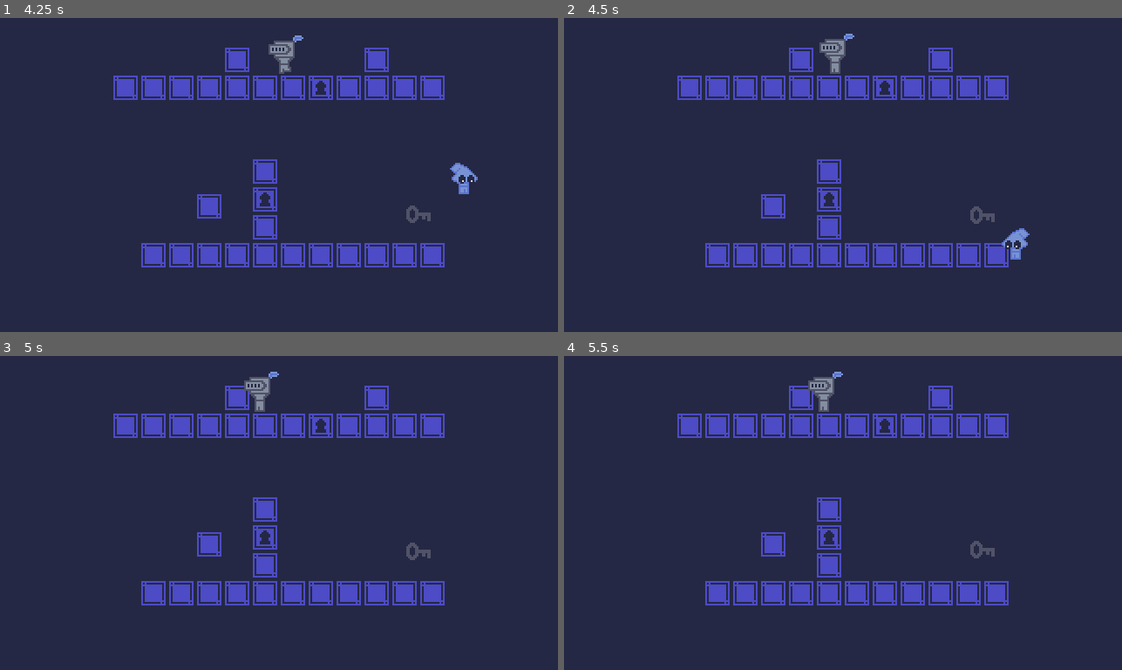
Above: before the commit, frames 1-4 (two rows, left to right).
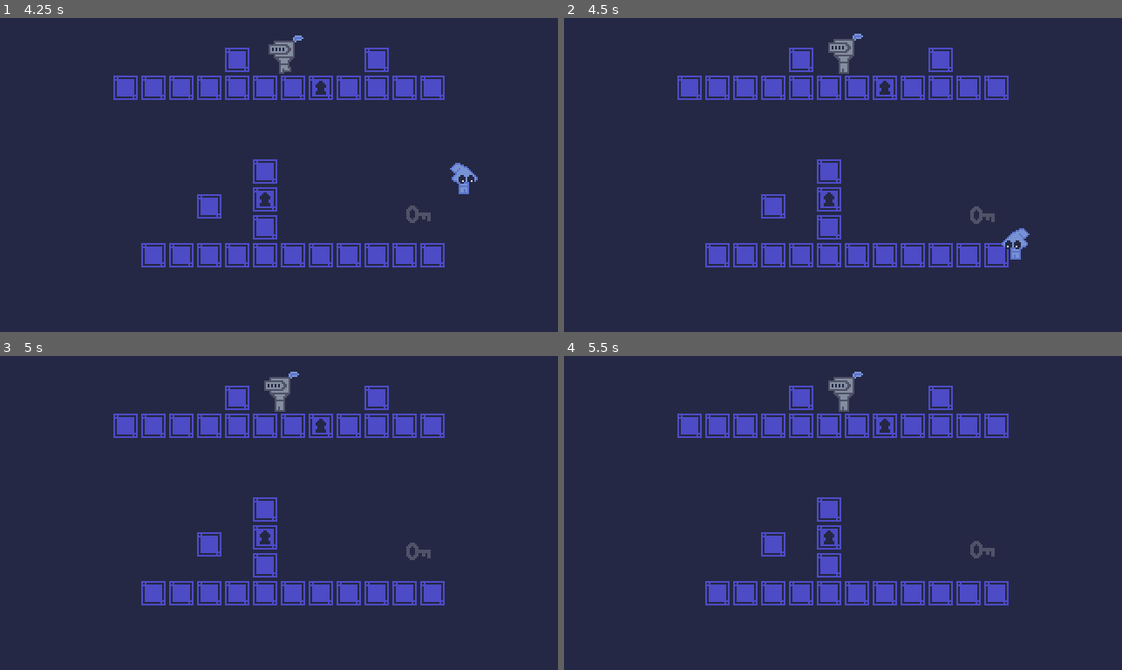
Above: after the commit, the same moments.

Repository: dw3nt/palette-jam-2-break
Game: Godot game, scene res://Main.tscn
Two runs of this game, one before a commit and one after it. Both use one fixed random seed, a clock stepped at 60 frames per second and the inputs below.
Inputs (mouse positions are in pixels of both pictures, inside the frame that each line leads up to):
- Up to frame 1 (4.25 s): tap Enter at 0.5 s; move the mouse to (401, 159) at 0.52 s; hold S (crouch) 0.53-1.28 s; hold D (move_right) 0.53-2.03 s; tap Space (jump) at 0.77, 1.52, 3.02, 3.77 s; move the mouse to (167, 190) at 1.27 s; tap E (interact) at 1.35 s; move the mouse to (334, 105) at 2.02 s; hold A (move_left) 2.03-2.78 s; hold Shift (throw) 2.03-2.78 s; move the mouse to (251, 237) at 2.77 s; hold D (move_right) from 2.78 s (still down); tap S (crouch) at 2.85 s; move the mouse to (446, 222) at 3.52 s; hold E (interact) from 3.53 s (still down)
- Up to frame 2 (4.5 s): move the mouse to (675, 127) at 4.27 s; release D (move_right) at 4.28 s; release E (interact) at 4.28 s; hold A (move_left) from 4.28 s (still down); tap Shift (throw) at 4.35 s
- Up to frame 3 (5 s): keep holding A (move_left); tap Space (jump) at 4.52 s
- Up to frame 4 (5.5 s): move the mouse to (870, 513) at 5.02 s; release A (move_left) at 5.03 s; hold D (move_right) from 5.03 s (still down); hold S (crouch) from 5.03 s (still down)

Frame 1 is identical in both runs. In frame 2, 0.5% of the frame differs, in the area x 45-54%, y 5-18%; in frame 3, 0.7%, in the area x 43-54%, y 5-18%; in frame 4, 0.7%.

Commit message:
idle slides to halt

Diff:
--- a/characters/guard/Idle.gd
+++ b/characters/guard/Idle.gd
@@ -26,7 +26,7 @@
 		fsm.change_state("Fall")
 		return
 
-
+	slideToHalt()
 
 	if playerDetect.is_colliding():
 		fsm.change_state("Alert", { "target" : playerDetect.get_collider() })
